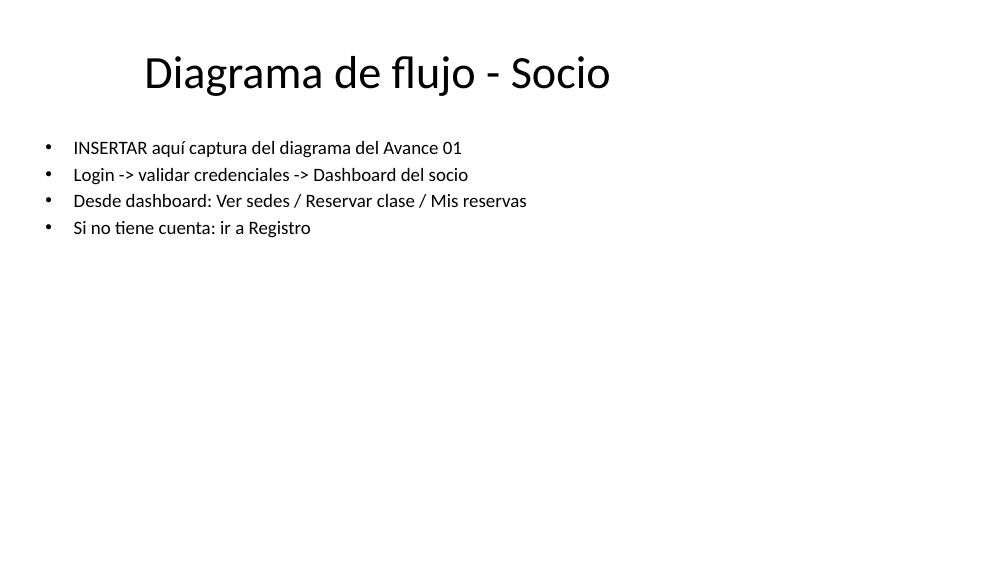
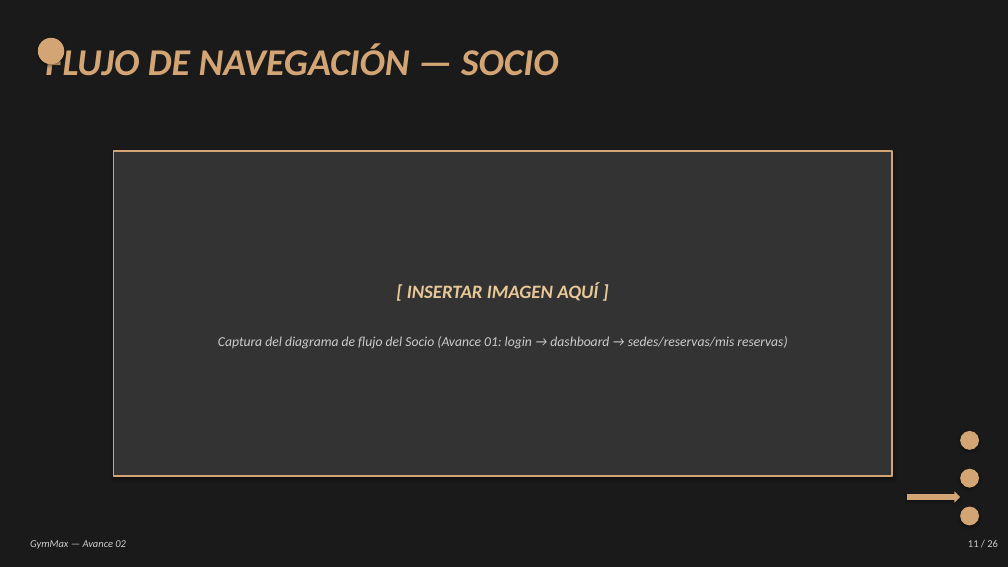
Before and after one commit to DPI9/gymmax-grupo3, a slide deck: slide 11 of Avance02/GymMax_Avance02.pptx. Drawn at 1008x567 pixels with LibreOffice and Linux fonts; fonts in the diff are those of the drawing. Boxes give left, top, right and bottom in pixels: in the first picture for what was removed or moved away, otherwise in the second. Text is boxed around its words. In the diff, an @@ line names an element or a change of style, - is before the commit and + after.

Commit message:
Mejorar PowerPoint con estilo visual del Avance 01 (fondo negro, beige, italic)

```diff
--- a/Avance02/GymMax_Avance02.pptx
+++ b/Avance02/GymMax_Avance02.pptx
@@ background #FFFFFF to #1A1A1A @@
@@ ellipse added at (38, 38, 64, 64), fill #D4A574 @@
@@ text at (45, 44, 559, 76): text changed; size 44 to 36 pt; text colour #000000 to #D4A574; bold on; italic on @@
-Diagrama de flujo - Socio
+FLUJO DE NAVEGACIÓN — SOCIO
@@ text "FLUJO DE NAVEGACIÓN — SOCIO" at (45, 44, 559, 76): vertical alignment middle to top @@
@@ text removed at (74, 141, 527, 238) @@
-• INSERTAR aquí captura del diagrama del Avance 01
-• Login -> validar credenciales -> Dashboard del socio
-• Desde dashboard: Ver sedes / Reservar clase / Mis reservas
-• Si no tiene cuenta: ir a Registro
@@ rectangle added at (113, 151, 892, 476), fill #333333, outline #D4A574 1.5 pt @@
@@ text added at (407, 283, 598, 301), 18 pt, text #E8C896, bold, italic @@
+[ INSERTAR IMAGEN AQUÍ ]
@@ text added at (218, 336, 787, 349), 13 pt, text #CCCCCC, italic @@
+Captura del diagrama de flujo del Socio (Avance 01: login → dashboard → sedes/reservas/mis reservas)
@@ ellipse added at (960, 431, 979, 450), fill #D4A574 @@
@@ ellipse added at (960, 469, 979, 488), fill #D4A574 @@
@@ right arrow added at (907, 492, 960, 503), fill #D4A574 @@
@@ ellipse added at (960, 507, 979, 526), fill #D4A574 @@
@@ text added at (30, 540, 126, 549), 10 pt, text #CCCCCC, italic @@
+GymMax — Avance 02
@@ text added at (968, 540, 998, 547), 10 pt, text #CCCCCC @@
+11 / 26
```
Also in this commit, not shown: 19 other slides changed, 6 slides added, 6 slides removed, 4 other files.
